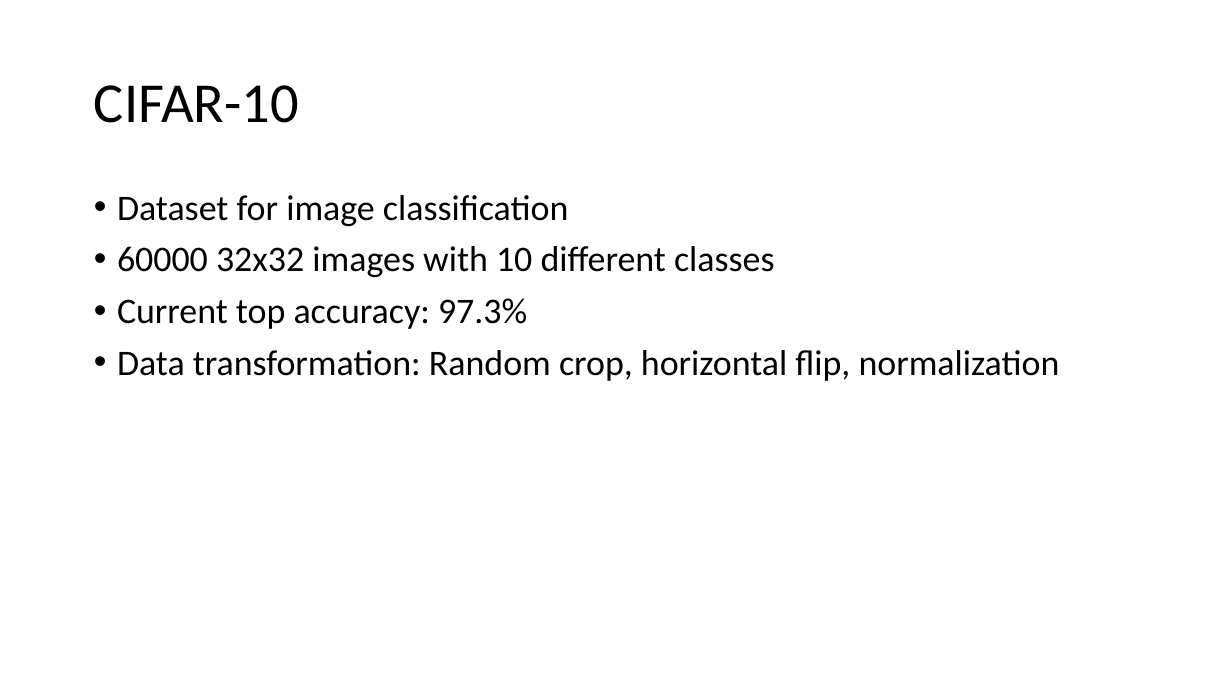
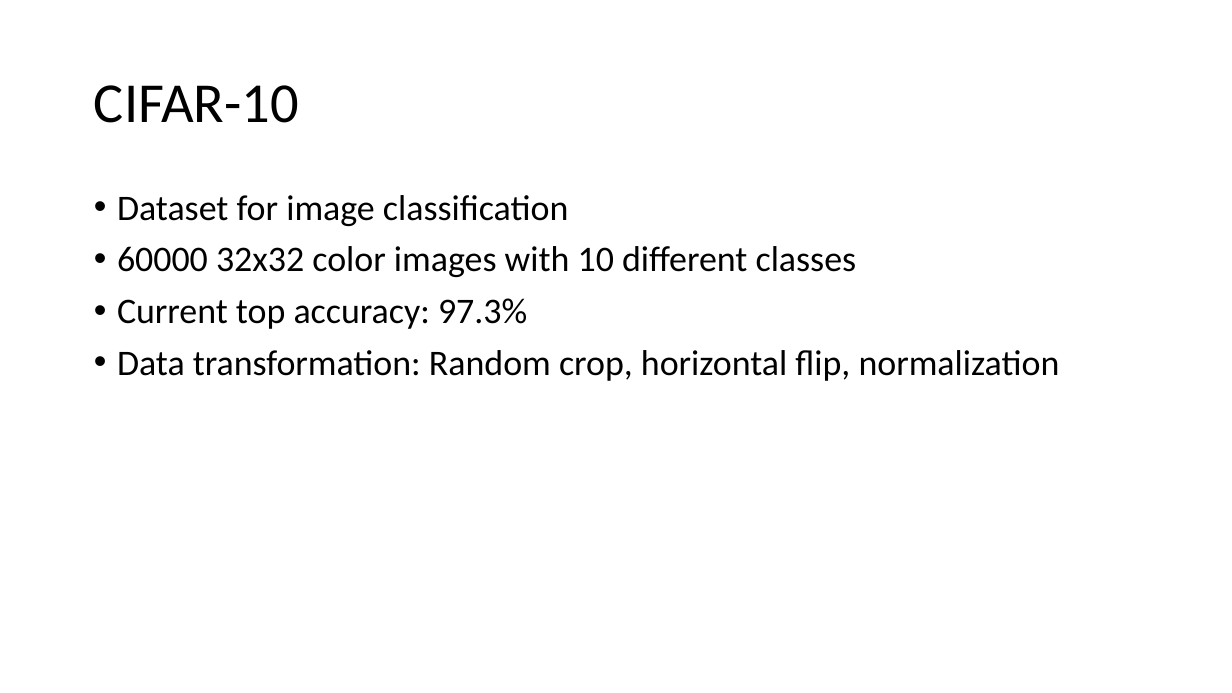
Before and after one commit to philippvb/Bachelorarbeit, a slide deck: slide 50 of presentation/Bachelorthesis_Presentation.odp (slide 28 before the commit). Drawn at 1232x693 pixels with LibreOffice and Linux fonts; fonts in the diff are those of the drawing. Boxes give left, top, right and bottom in pixels: in the first picture for what was removed or moved away, otherwise in the second. Text is boxed around its words. In the diff, an @@ line names an element or a change of style, - is before the commit and + after.

```diff
--- a/presentation/Bachelorthesis_Presentation.odp
+++ b/presentation/Bachelorthesis_Presentation.odp
@@ text at [117,246,857,277]: text changed @@
-• 60000 32x32 images with 10 different classes
+• 60000 32x32 color images with 10 different classes
```
Also in this commit, not shown: 20 other slides changed, 16 slides added, 5 slides removed, 21 other files.
